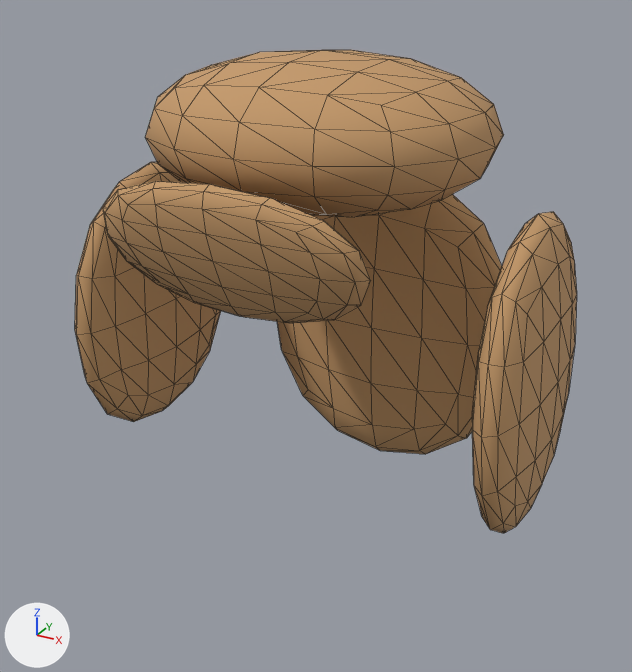
What one commit did to the glTF model public/assets/models/characters/wardrobe/hair-bob-brown.glb.
One viewpoint serves both versions: a camera (50 mm lens) standing at (0.326, -0.59, 0.411) and looking at (0.002, 0.0, 0.116). Lighting does not change. The marker at lower left points along +X, +Y and +Z. The older version comes first. Mesh edges are drawn as thin lines. Vertices at exactly the same position are counted once.

Before the edit, the objects in view are built like this:
```python
me_hair_back = bpy.data.meshes.new('hair_back')
me_hair_back.from_pydata(...)  # 98 vertices, 192 faces; spans x -0.128..0.128, y 0.114..0.172, z -0.071..0.231
me_hair_back.materials.append(mat_charmat)
me_hair_crown = bpy.data.meshes.new('hair_crown')
me_hair_crown.from_pydata(...)  # 98 vertices, 192 faces; spans x -0.139..0.139, y -0.11..0.134, z 0.226..0.344
me_hair_crown.materials.append(mat_charmat)
me_hair_curtain_1 = bpy.data.meshes.new('hair_curtain_1')
me_hair_curtain_1.from_pydata(...)  # 98 vertices, 192 faces; spans x 0.155..0.201, y -0.092..0.122, z -0.011..0.241
me_hair_curtain_1.materials.append(mat_charmat)
me_hair_curtain__1 = bpy.data.meshes.new('hair_curtain_-1')
me_hair_curtain__1.from_pydata(...)  # 98 vertices, 192 faces; spans x -0.201..-0.155, y -0.092..0.122, z -0.011..0.241
me_hair_curtain__1.materials.append(mat_charmat)
me_hair_fringe = bpy.data.meshes.new('hair_fringe')
me_hair_fringe.from_pydata(...)  # 98 vertices, 192 faces; spans x -0.107..0.107, y -0.148..-0.096, z 0.17..0.275
me_hair_fringe.materials.append(mat_charmat)
ob_hair_back = bpy.data.objects.new('hair_back', me_hair_back)
ob_hair_back.location = (0.0, 0.0, 0.0)
ob_hair_crown = bpy.data.objects.new('hair_crown', me_hair_crown)
ob_hair_crown.location = (0.0, 0.0, 0.0)
ob_hair_curtain_1 = bpy.data.objects.new('hair_curtain_1', me_hair_curtain_1)
ob_hair_curtain_1.location = (0.0, 0.0, 0.0)
ob_hair_curtain__1 = bpy.data.objects.new('hair_curtain_-1', me_hair_curtain__1)
ob_hair_curtain__1.location = (0.0, 0.0, 0.0)
ob_hair_fringe = bpy.data.objects.new('hair_fringe', me_hair_fringe)
ob_hair_fringe.location = (0.0, 0.0, 0.0)
```
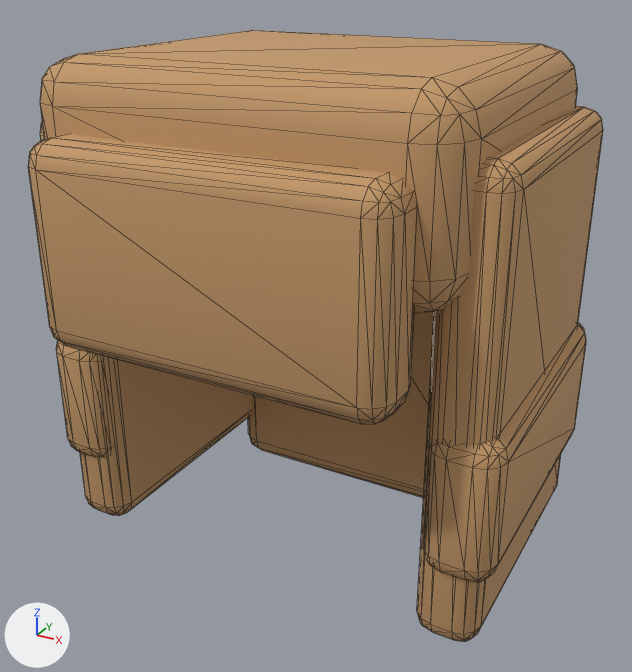
Edits to the bpy script that builds the scene:
```text
Change me_hair_fringe:
    used by ob_hair_fringe; location = (0.0, 0.0, 0.0)
    remove me_hair_fringe.from_pydata(...)  # 98 vertices, 192 faces; spans x -0.107..0.107, y -0.148..-0.096, z 0.17..0.275
    add me_hair_fringe.from_pydata(...)  # 96 vertices, 188 faces; spans x -0.14..0.14, y -0.168..-0.112, z 0.14..0.295
    me_hair_fringe part 2: 98 vertices removed from x -0.107..0.107, y -0.148..-0.096, z 0.17..0.275
    me_hair_fringe part 3: 96 vertices added at x -0.14..0.14, y -0.168..-0.112, z 0.14..0.295
Change me_hair_curtain__1:
    used by ob_hair_curtain__1; location = (0.0, 0.0, 0.0)
    remove me_hair_curtain__1.from_pydata(...)  # 98 vertices, 192 faces; spans x -0.201..-0.155, y -0.092..0.122, z -0.011..0.241
    add me_hair_curtain__1.from_pydata(...)  # 96 vertices, 188 faces; spans x -0.198..-0.142, y -0.11..0.146, z 0.0..0.12
    me_hair_curtain__1 part 4: 98 vertices removed from x -0.201..-0.155, y -0.092..0.122, z -0.011..0.241; 96 vertices added at x -0.198..-0.142, y -0.11..0.146, z 0.0..0.12
Change me_hair_curtain_1:
    used by ob_hair_curtain_1; location = (0.0, 0.0, 0.0)
    remove me_hair_curtain_1.from_pydata(...)  # 98 vertices, 192 faces; spans x 0.155..0.201, y -0.092..0.122, z -0.011..0.241
    add me_hair_curtain_1.from_pydata(...)  # 96 vertices, 188 faces; spans x 0.142..0.198, y -0.11..0.146, z 0.0..0.12
    me_hair_curtain_1 part 5: 98 vertices removed from x 0.155..0.201, y -0.092..0.122, z -0.011..0.241; 96 vertices added at x 0.142..0.198, y -0.11..0.146, z 0.0..0.12
Change me_hair_back:
    used by ob_hair_back; location = (0.0, 0.0, 0.0)
    remove me_hair_back.from_pydata(...)  # 98 vertices, 192 faces; spans x -0.128..0.128, y 0.114..0.172, z -0.071..0.231
    add me_hair_back.from_pydata(...)  # 96 vertices, 188 faces; spans x -0.153..0.153, y 0.11..0.17, z -0.1..0.3
    me_hair_back part 1: 98 vertices removed from x -0.128..0.128, y 0.114..0.172, z -0.071..0.231; 96 vertices added at x -0.153..0.153, y 0.11..0.17, z -0.1..0.3
Add me_hair_side_1:
    me_hair_side_1.from_pydata(...)  # 96 vertices, 188 faces; spans x 0.139..0.189, y -0.105..0.141, z -0.06..0.3
    me_hair_side_1.materials.append(mat_charmat)
Add me_hair_side__1:
    me_hair_side__1.from_pydata(...)  # 96 vertices, 188 faces; spans x -0.189..-0.139, y -0.105..0.141, z -0.06..0.3
    me_hair_side__1.materials.append(mat_charmat)
Add me_hair_top:
    me_hair_top.from_pydata(...)  # 96 vertices, 188 faces; spans x -0.166..0.166, y -0.134..0.158, z 0.2..0.345
    me_hair_top.materials.append(mat_charmat)
Remove ob_hair_crown:
    ob_hair_crown = bpy.data.objects.new('hair_crown', me_hair_crown)
    ob_hair_crown.location = (0.0, 0.0, 0.0)
Add ob_hair_side_1:
    ob_hair_side_1 = bpy.data.objects.new('hair_side_1', me_hair_side_1)
    ob_hair_side_1.location = (0.0, 0.0, 0.0)
Add ob_hair_side__1:
    ob_hair_side__1 = bpy.data.objects.new('hair_side_-1', me_hair_side__1)
    ob_hair_side__1.location = (0.0, 0.0, 0.0)
Add ob_hair_top:
    ob_hair_top = bpy.data.objects.new('hair_top', me_hair_top)
    ob_hair_top.location = (0.0, 0.0, 0.0)
```

Location of each change, [x1, y1, x2, y2] in pixels of the pictures (632 x 672 px):
'hair_fringe', reshaped (45% wider, 103% taller): before [103, 181, 371, 323]; after [28, 134, 417, 424]
'hair_top', added (brown): after [40, 30, 578, 313]
'hair_crown', deleted (brown): before [145, 50, 504, 217]
'hair_back', reshaped: before [277, 194, 502, 454]; after [248, 312, 434, 498]
'hair_side_1', added (brown): after [417, 106, 603, 642]
'hair_curtain_1', reshaped (55% wider, 19% shorter): before [472, 212, 577, 533]; after [423, 323, 586, 582]
'hair_curtain_-1', reshaped: before [75, 162, 221, 422]; after [57, 340, 112, 457]
'hair_side_-1', added (brown): after [40, 122, 252, 516]
part 2 of me_hair_fringe, deleted (brown): before [103, 181, 371, 323]
part 3 of me_hair_fringe, added (brown): after [28, 134, 417, 424]
